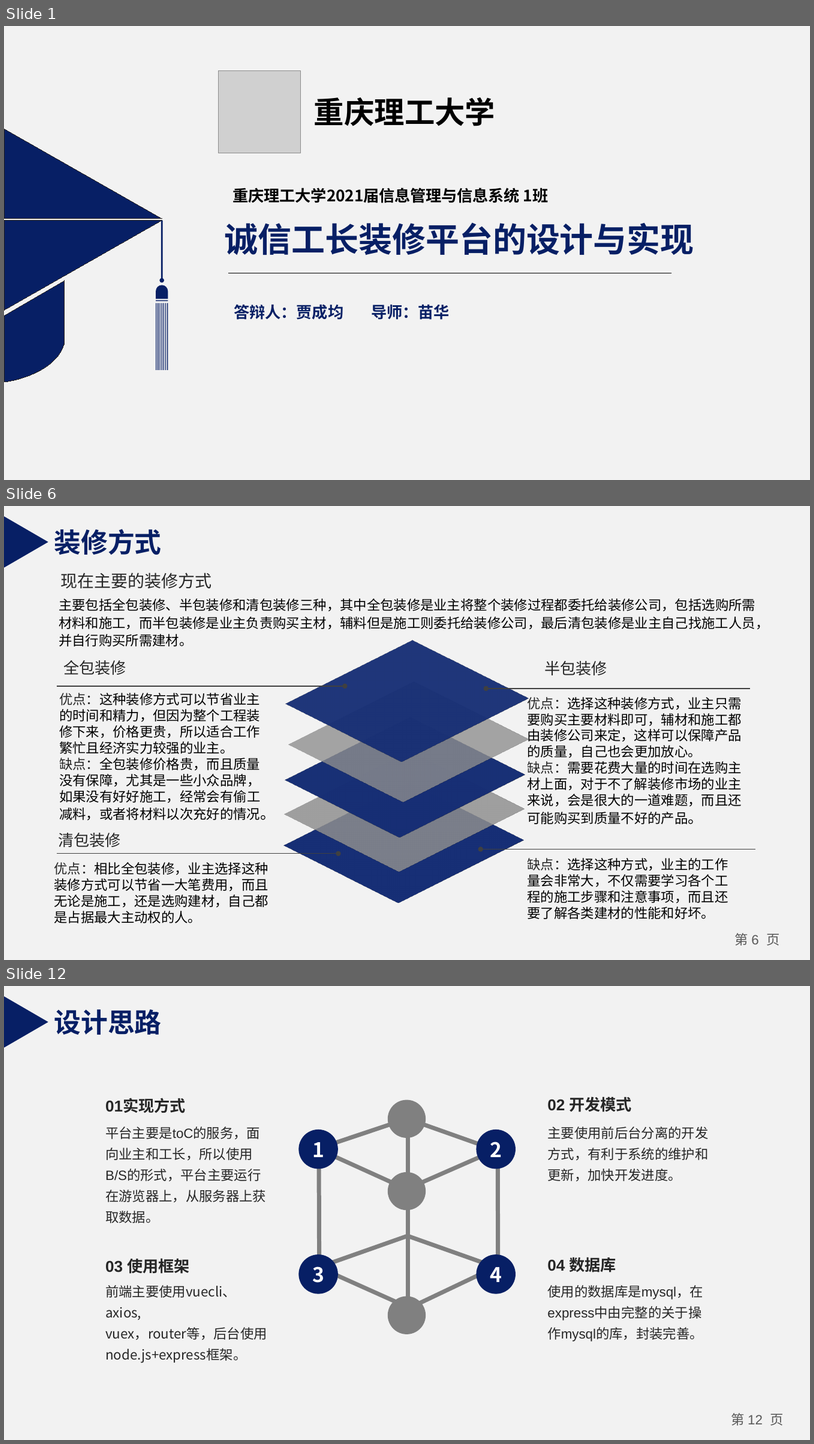
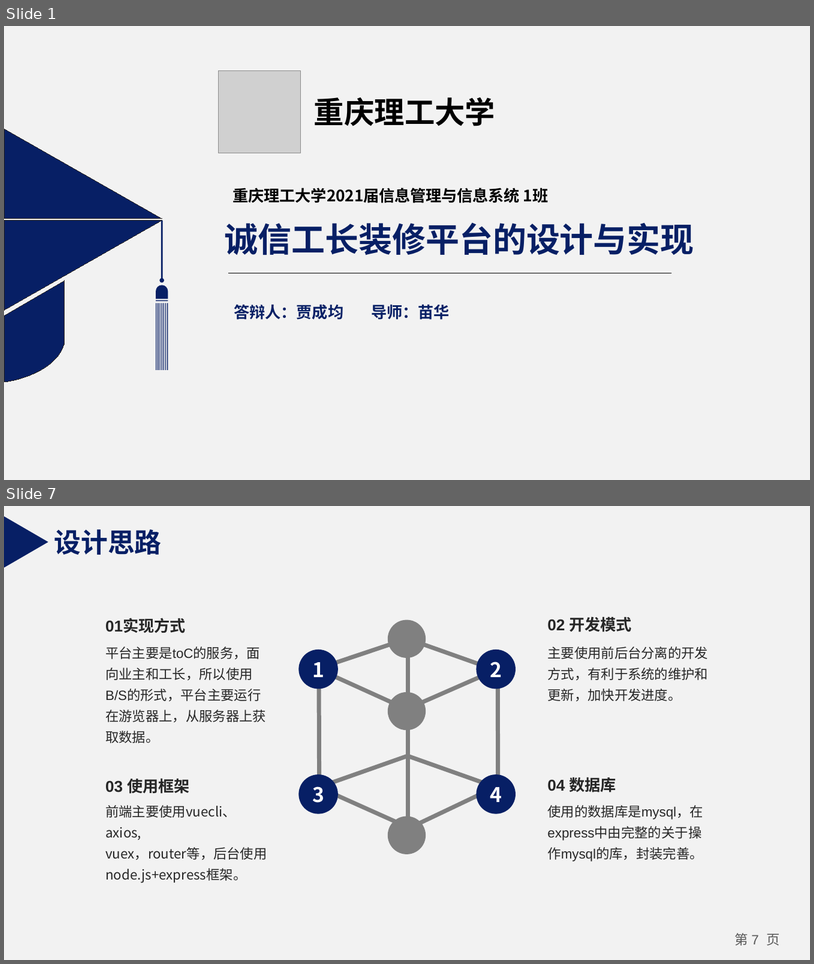
Before and after one commit to 19802358620/Course, a slide deck: 演示ppt/诚信工长装修平台的设计与实现.pptx. Shown one above the other, each under a label of ours: slides 1, 6 and 12 before the commit, slides 1 and 7 after it; the slides between them are not shown. The pictures are 814x1444 and 814x964 pixels, drawn with LibreOffice and Linux fonts; fonts in the diff are those of the drawing; grey boxes stand for pictures. Boxes give left, top, right and bottom in pixels: in the first picture for what was removed or moved away, otherwise in the second. Text is boxed around its words. In the diff, an @@ line names an element or a change of style, - is before the commit and + after.

```diff
--- a/演示ppt/诚信工长装修平台的设计与实现.pptx
+++ b/演示ppt/诚信工长装修平台的设计与实现.pptx
@@ slide 6 removed at [4,506,810,960], background #F2F2F2; not listed: 1 template element that a slide beside it also shows @@
@@ triangle removed at [4,516,48,568] @@
@@ text removed at [54,529,161,555] @@
-装修方式
@@ text removed at [61,573,212,589] @@
-现在主要的装修方式
@@ text removed at [59,598,769,646] @@
-主要包括全包装修、半包装修和清包装修三种，其中全包装修是业主将整个装修过程都委托给装修公司，包括选购所需材料和施工，而半包装修是业主负责购买主材，辅料但是施工则委托给装修公司，最后清包装修是业主自己找施工人员，并自行购买所需建材。
@@ rectangle removed at [317,619,497,783] @@
@@ text removed at [64,660,126,675] @@
-全包装修
@@ rectangle removed at [320,661,498,823] @@
@@ text removed at [545,661,607,675] @@
-半包装修
@@ arrow removed from (57, 686) to (345, 686) @@
@@ text removed at [59,693,275,820] @@
-优点：这种装修方式可以节省业主的时间和精力，但因为整个工程装修下来，价格更贵，所以适合工作繁忙且经济实力较强的业主。
-缺点：全包装修价格贵，而且质量没有保障，尤其是一些小众品牌，如果没有好好施工，经常会有偷工减料，或者将材料以次充好的情况。
@@ rectangle removed at [317,696,494,858] @@
@@ arrow removed from (750, 688) to (486, 688) @@
@@ text removed at [527,697,742,824] @@
-优点：选择这种装修方式，业主只需要购买主要材料即可，辅材和施工都由装修公司来定，这样可以保障产品的质量，自己也会更加放心。
-缺点：需要花费大量的时间在选购主材上面，对于不了解装修市场的业主来说，会是很大的一道难题，而且还可能购买到质量不好的产品。
@@ rectangle removed at [316,730,494,892] @@
@@ rectangle removed at [315,761,493,924] @@
@@ text removed at [59,832,121,847] @@
-清包装修
@@ text removed at [54,862,269,923] @@
-优点：相比全包装修，业主选择这种装修方式可以节省一大笔费用，而且无论是施工，还是选购建材，自己都是占据最大主动权的人。
@@ arrow removed from (57, 853) to (339, 853) @@
@@ arrow removed from (756, 849) to (481, 849) @@
@@ text removed at [527,858,728,919] @@
-缺点：选择这种方式，业主的工作量会非常大，不仅需要学习各个工程的施工步骤和注意事项，而且还要了解各类建材的性能和好坏。
@@ what was slide 12 is now slide 7 @@
@@ page number at [735,933,780,945]: text changed @@
-第 12 页
+第 7 页
```
Also in this commit, not shown: 5 slides changed, 1 slide added, 5 other slides removed, 33 other files.
